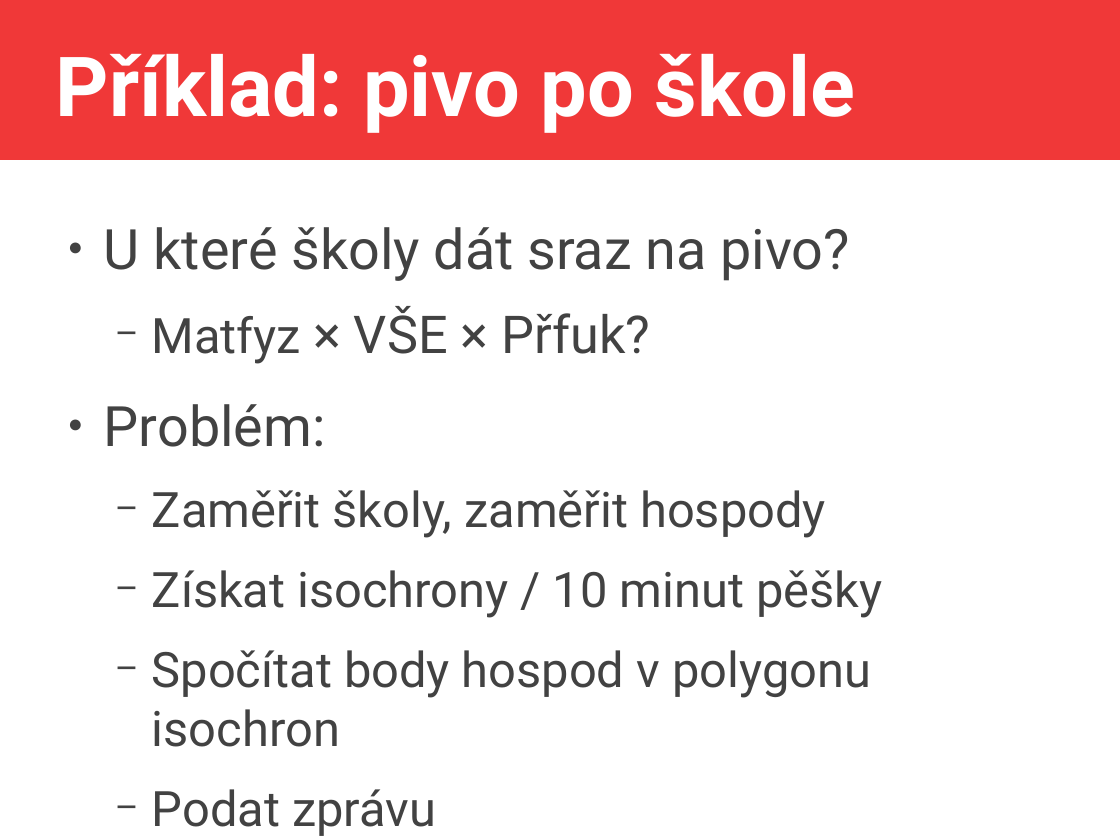
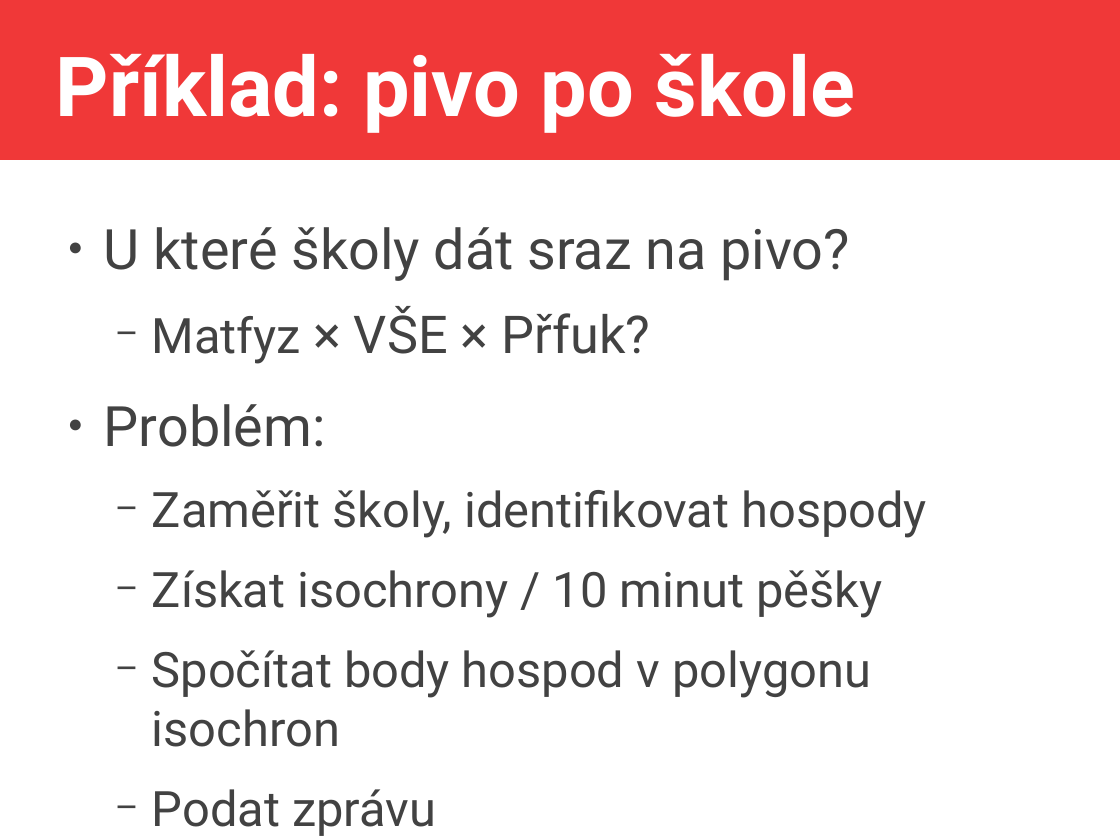
Before and after one commit to jlacko/4EK418, a slide deck: slide 26 of prez/3 -geometry creation.odp. Drawn at 1120x840 pixels with LibreOffice and Linux fonts; fonts in the diff are those of the drawing. Boxes give left, top, right and bottom in pixels: in the first picture for what was removed or moved away, otherwise in the second. Text is boxed around its words. In the diff, an @@ line names an element or a change of style, - is before the commit and + after.

```diff
--- a/prez/3 -geometry creation.odp
+++ b/prez/3 -geometry creation.odp
@@ text at (152,490,927,538): text changed @@
-  − Zaměřit školy, zaměřit hospody
+  − Zaměřit školy, identifikovat hospody
```
Also in this commit, not shown: 3 other slides changed, 5 other files.
